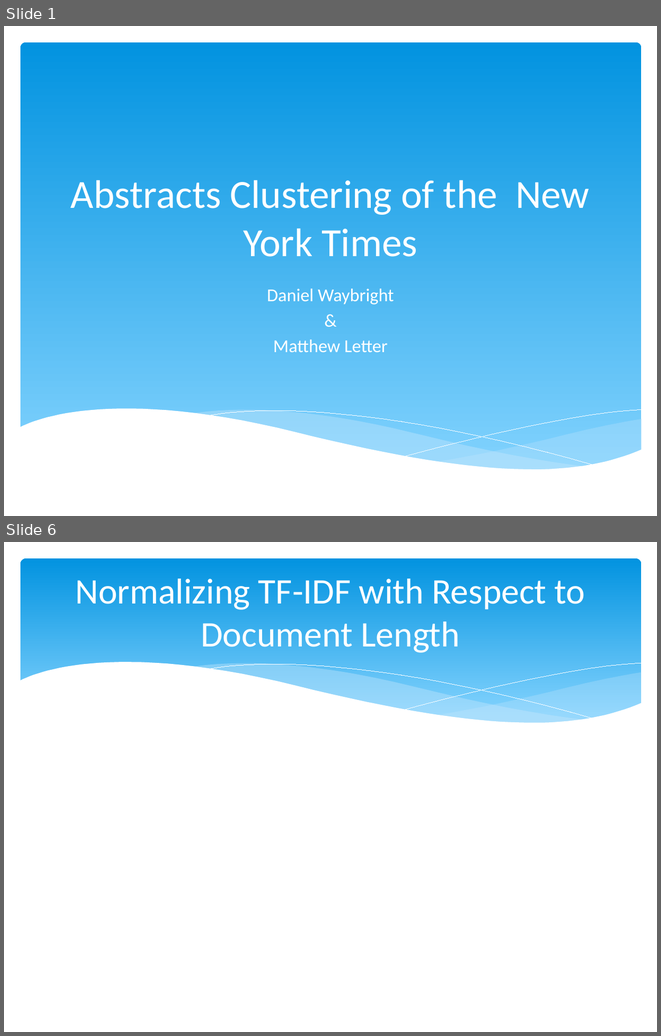
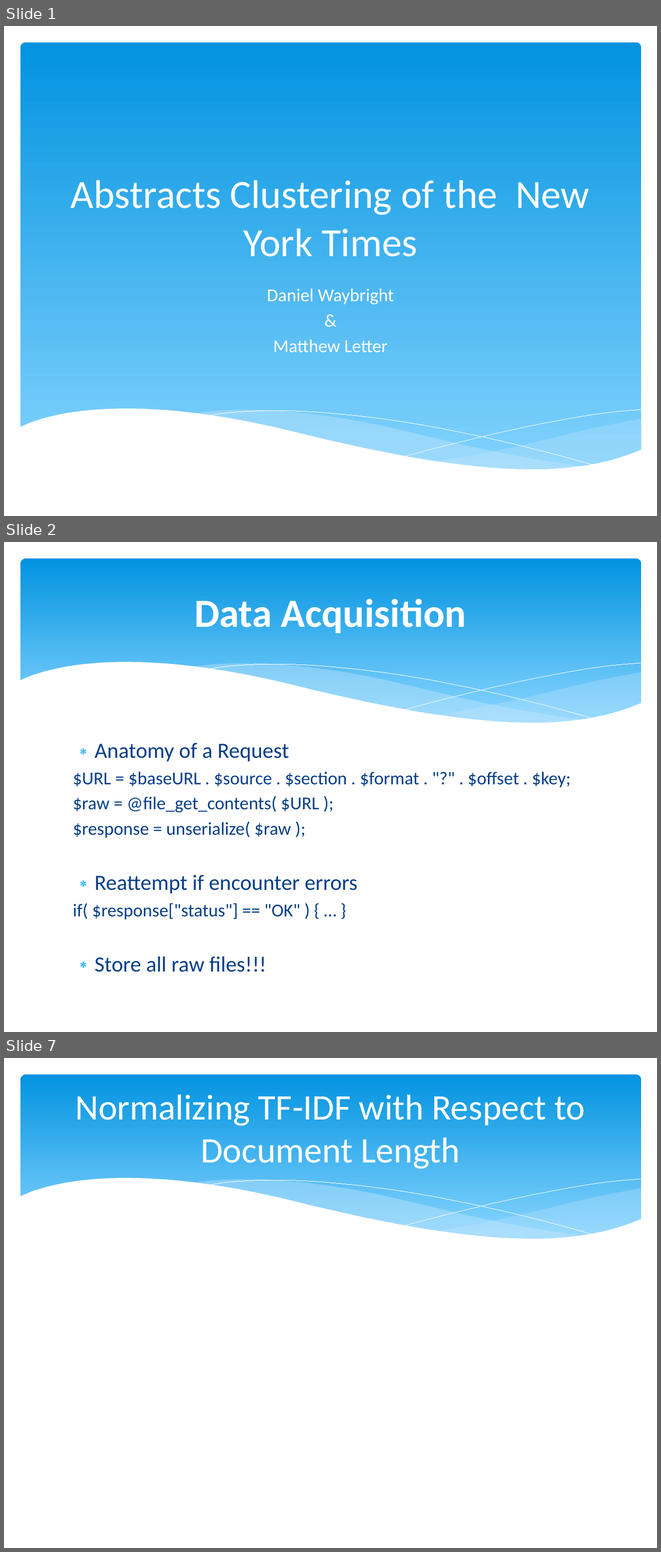
Before and after one commit to Mletter1/Challenge1, a slide deck: Presentation.pptx. Shown one above the other, each under a label of ours: slides 1 and 6 before the commit, slides 1, 2 and 7 after it; the slides between them are not shown. The pictures are 661x1036 and 661x1552 pixels, drawn with LibreOffice and Linux fonts; fonts in the diff are those of the drawing. Boxes give left, top, right and bottom in pixels: in the first picture for what was removed or moved away, otherwise in the second. Text is boxed around its words. In the diff, an @@ line names an element or a change of style, - is before the commit and + after.

```diff
--- a/Presentation.pptx
+++ b/Presentation.pptx
@@ slide 2 added at [4,542,657,1032], background #FFFFFF; not listed: 6 template elements that a slide beside it also shows @@
@@ title added at [194,599,466,633], 44 pt, text #FFFFFF, bold @@
+Data Acquisition
@@ text added at [73,743,571,972], 20 pt, text #073E87 @@
+∗ Anatomy of a Request
+$URL = $baseURL . $source . $section . $format . "?" . $offset . $key;
+$raw = @file_get_contents( $URL );
+$response = unserialize( $raw );
+∗ Reattempt if encounter errors
+if( $response["status"] == "OK" ) { … }
+∗ Store all raw files!!!
@@ what was slide 6 is now slide 7 @@
```
Also in this commit, not shown: 2 slides changed, 2 other slides added, 2 slides removed.
